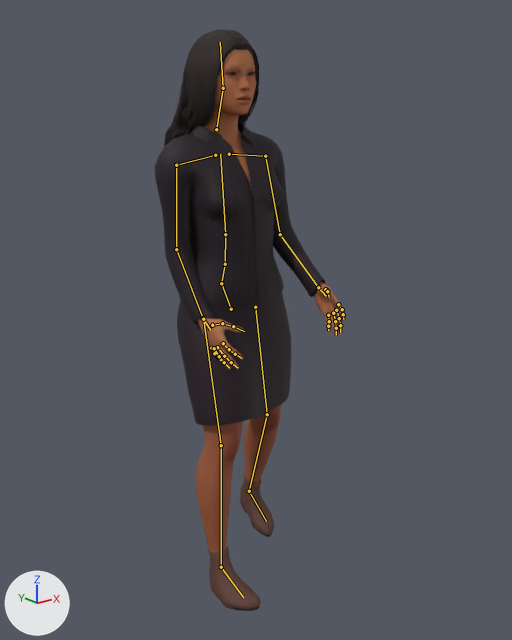
The glTF model public/models/npcs/sandton-professional.glb: old version first, new version second.
Before and after are seen from a camera (50 mm lens) standing at (-1.272, -1.739, 1.539) and looking at (0.068, -0.063, 0.869). Arrows for +X, +Y and +Z are at lower left; the lights stay in place. The picture after the commit comes second. Both versions are drawn at frame 12 of the action 'walk'; the numbers are the values there. The bones that change, and the others that lie on the model, are drawn over the model as lines.

In view in the first picture: 'EyesMesh', 'HairShoesMesh', 'OutfitMesh', 'SkinMesh'.
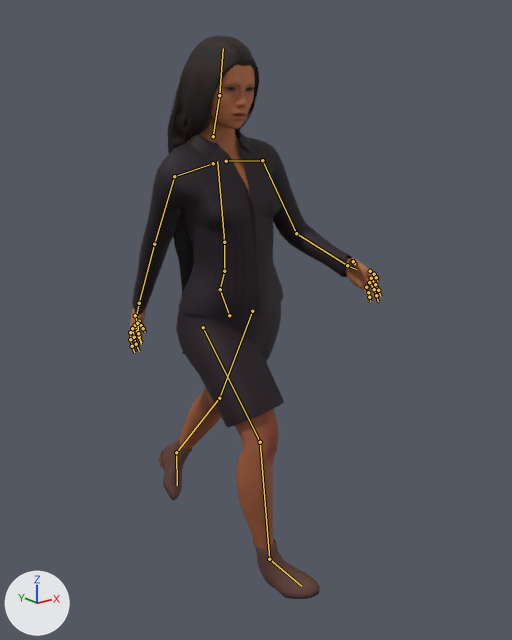
What differs and where, as boxes [x1, y1, x2, y2] in the pictures (512 x 640 px):
'OutfitMesh', posed (28% wider): before [154, 123, 325, 425]; after [132, 129, 352, 427]
'SkinMesh', posed (69% wider): before [196, 49, 345, 553]; after [130, 65, 382, 549]
'HairShoesMesh', posed (46% wider): before [164, 29, 274, 611]; after [159, 36, 320, 599]
bone 'Hips', root to tip: before (231, 309) to (221, 283); after (229, 315) to (220, 289)
bone 'Spine', root to tip: before (221, 283) to (225, 264); after (220, 289) to (224, 271)
bone 'Chest', root to tip: before (225, 264) to (225, 234); after (224, 271) to (224, 242)
bone 'UpperArm_L', root to tip: before (265, 156) to (280, 234); after (262, 160) to (296, 233)
bone 'LowerArm_L', root to tip: before (280, 234) to (318, 287); after (296, 233) to (347, 265)
bone 'UpperArm_R', root to tip: before (176, 165) to (176, 249); after (174, 176) to (154, 244)
bone 'LowerArm_R', root to tip: before (176, 249) to (203, 318); after (154, 244) to (139, 303)
bone 'Head', root to tip: before (223, 88) to (220, 42); after (219, 95) to (223, 48)
bone 'UpperLeg_L', root to tip: before (255, 307) to (267, 414); after (252, 311) to (219, 398)
bone 'LowerLeg_L', root to tip: before (267, 414) to (249, 491); after (219, 398) to (176, 452)
bone 'Foot_L', root to tip: before (249, 491) to (266, 521); after (176, 452) to (177, 485)
bone 'UpperLeg_R', root to tip: before (203, 319) to (221, 445); after (203, 327) to (260, 442)
bone 'LowerLeg_R', root to tip: before (221, 445) to (221, 567); after (260, 442) to (269, 559)
bone 'Foot_R', root to tip: before (221, 567) to (243, 597); after (269, 559) to (301, 586)

The edits, one by one:
Bone 'Hips' (bone_hips) moves from (0.0, 0.0, 0.0) to (-0.005, -0.017, -0.011).
Bone 'Hips' (bone_hips) turns from (0, -1, 0) to (6, 0, 5) degrees about its own x, y and z.
Bone 'Spine' (bone_spine) turns from (-1, 0, -1) to (-3, -2, -2) degrees about its own x, y and z.
Bone 'Chest' (bone_chest) turns from (-1, 0, 2) to (-3, 0, 4) degrees about its own x, y and z.
Bone 'UpperArm_L' (bone_upperarm_l) turns from (9, 0, -41) to (18, 2, -30) degrees about its own x, y and z.
Bone 'LowerArm_L' (bone_lowerarm_l) turns from (0, 0, 0) to (14, -2, -3) degrees about its own x, y and z.
Bone 'UpperArm_R' (bone_upperarm_r) turns from (-9, 0, 41) to (-48, 42, 2) degrees about its own x, y and z.
Bone 'LowerArm_R' (bone_lowerarm_r) turns from (0, 0, 0) to (-33, 4, -2) degrees about its own x, y and z.
Bone 'Head' (bone_head) turns from (0, 0, -1) to (11, 0, -5) degrees about its own x, y and z.
Bone 'UpperLeg_L' (bone_upperleg_l) turns from (3, 0, -1) to (26, 12, 6) degrees about its own x, y and z.
Bone 'LowerLeg_L' (bone_lowerleg_l) turns from (15, 1, 0) to (8, 0, 1) degrees about its own x, y and z.
Bone 'Foot_L' (bone_foot_l) turns from (-5, -1, -1) to (8, -18, 0) degrees about its own x, y and z.
Bone 'UpperLeg_R' (bone_upperleg_r) turns from (-15, 1, -7) to (-33, -15, -15) degrees about its own x, y and z.
Bone 'LowerLeg_R' (bone_lowerleg_r) turns from (9, -1, 0) to (27, 1, -5) degrees about its own x, y and z.
Bone 'Foot_R' (bone_foot_r) turns from (-5, 0, 0) to (-2, 18, 1) degrees about its own x, y and z.
